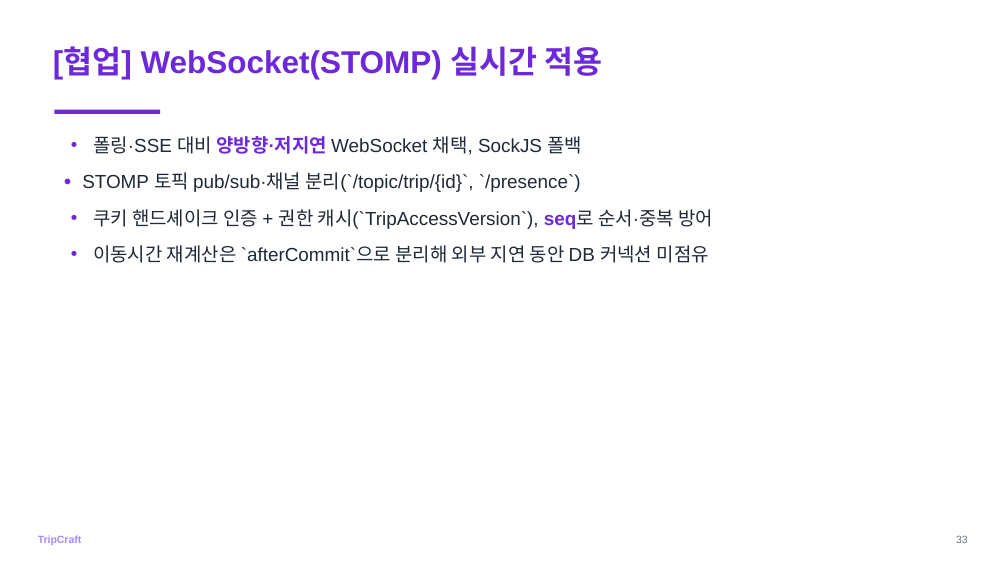
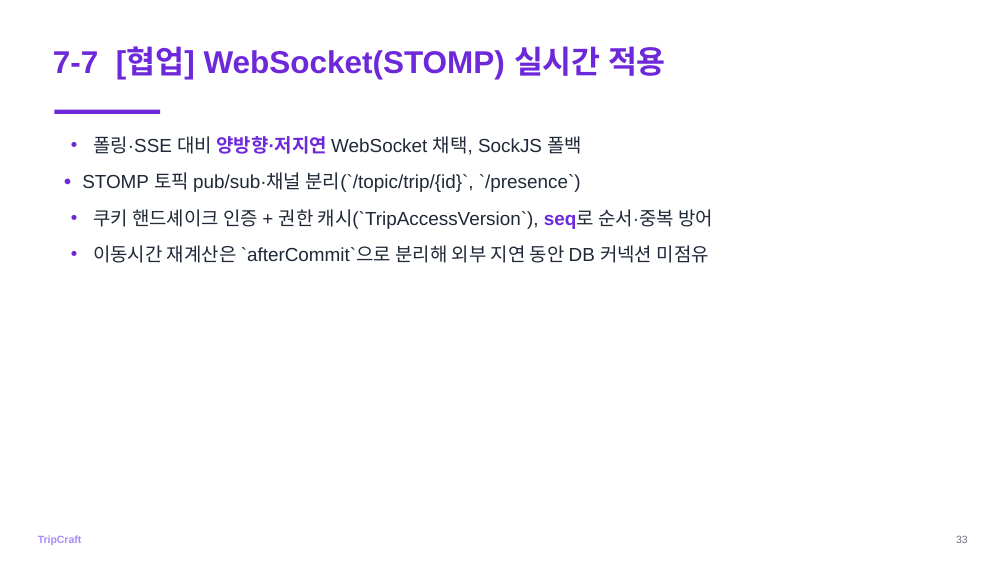
Before and after one commit to DreamingGenie/TripCraft, a slide deck: slide 41 of docs/06_submission/ppt/발표.pptx (slide 40 before the commit). Drawn at 1008x567 pixels with LibreOffice and Linux fonts; fonts in the diff are those of the drawing. Boxes give left, top, right and bottom in pixels: in the first picture for what was removed or moved away, otherwise in the second. Text is boxed around its words. In the diff, an @@ line names an element or a change of style, - is before the commit and + after.

```diff
--- a/docs/06_submission/ppt/발표.pptx
+++ b/docs/06_submission/ppt/발표.pptx
@@ text at box(53, 46, 666, 79): text changed @@
-[협업] WebSocket(STOMP) 실시간 적용
+7-7 [협업] WebSocket(STOMP) 실시간 적용
```
Also in this commit, not shown: 40 other slides changed, 9 slides added, 2 other files.
